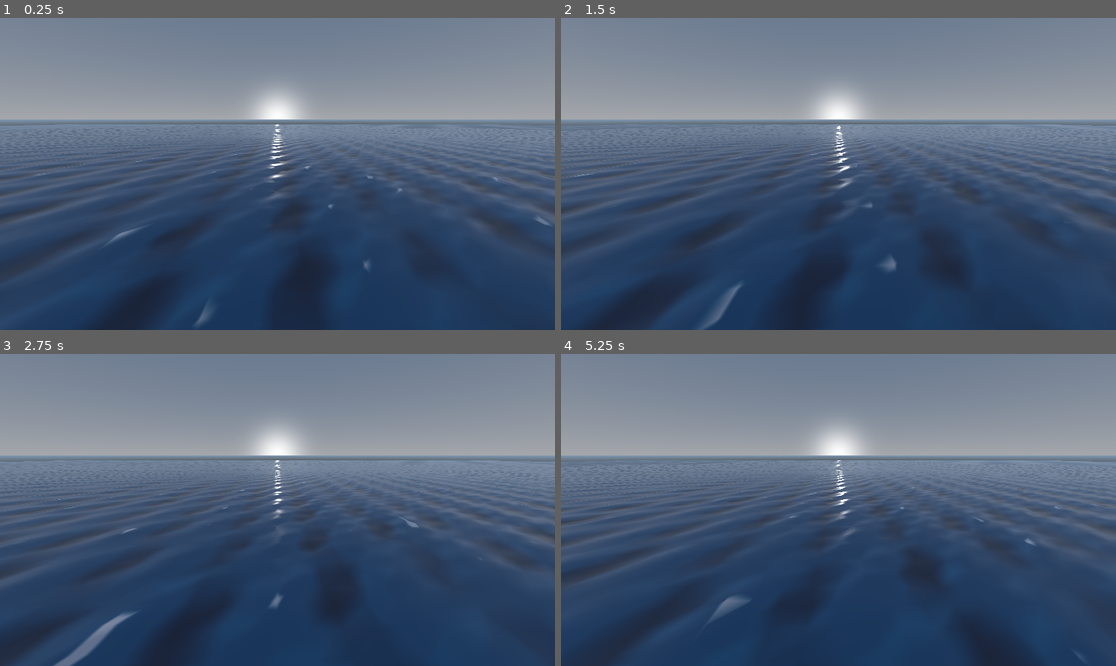
Above: before the commit, frames 1-4 (two rows, left to right).
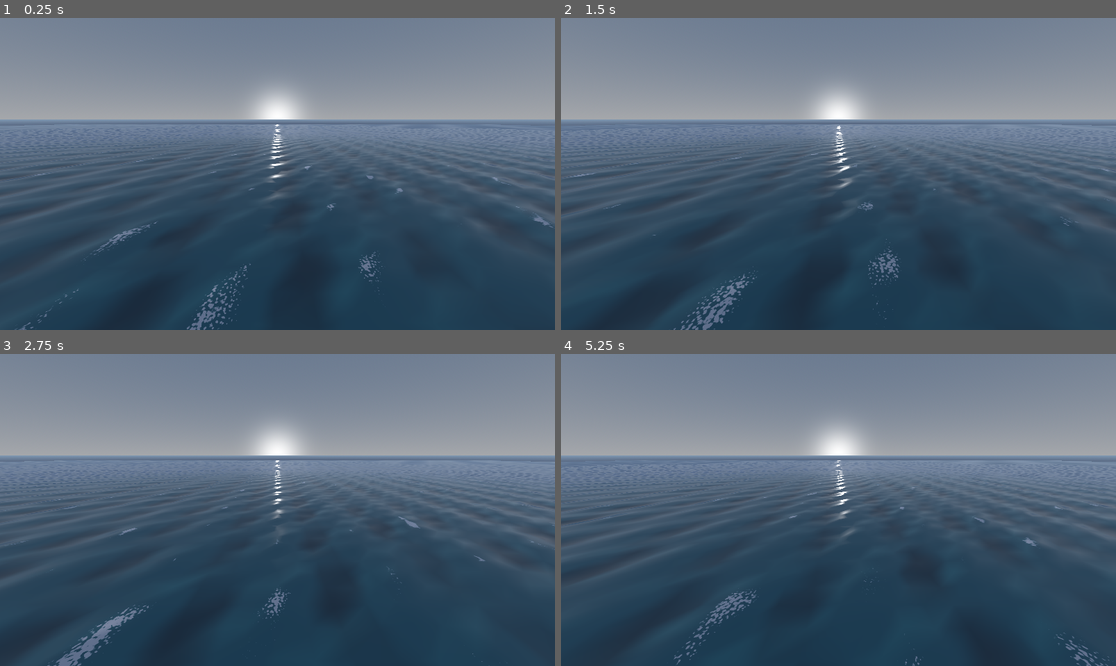
Above: after the commit, the same moments.

Repository: UrHighnez/ocean-simulation
Game: Godot game, scene res://world.tscn
The game is run twice, just before and just after one commit, with the same random seed, the same clock (stepped at 60 frames per second) and the same inputs.
Inputs:
- Up to frame 1 (0.25 s): no input
- Up to frame 2 (1.5 s): no input
- Up to frame 3 (2.75 s): no input
- Up to frame 4 (5.25 s): no input

The runs differ from the first frame. In frame 1, 0.6% of the frame differs, in the area x 2-100%, y 51-100%; in frame 2, 0.6%, in the area x 3-93%, y 50-100%; in frame 3, 0.4%; in frame 4, 0.5%.

Commit message:
add foam

Diff:
--- a/ocean.gdshader
+++ b/ocean.gdshader
@@ -3,7 +3,6 @@
 uniform vec3 color_deep : source_color = vec3(0.05, 0.15, 0.3);
 uniform vec3 color_shallow : source_color = vec3(0.1, 0.4, 0.6);
 uniform vec3 color_foam : source_color = vec3(0.9, 0.9, 0.95);
-
 uniform vec3 horizon_color : source_color = vec3(0.5, 0.6, 0.7);
 
 uniform float foam_level = 0.08;
@@ -20,8 +19,13 @@
 uniform sampler2D wave_noise;
 uniform float noise_scale = 0.02;
 
+uniform sampler2D foam_noise; // Die Textur für die Risse im Schaum
+uniform float foam_noise_scale = 0.2; // Wie klein/fein die Risse sind
+uniform float foam_distortion = 0.08; // Wie stark der Rand zerfetzt wird
+
 varying float wave_height_var;
 varying float horizon_fade_var;
+varying vec2 world_xz_var;
 
 vec3 gerstner_wave(vec4 wave, vec3 p, float time, float multiplier) {
     float steepness = wave.z * multiplier;
@@ -41,7 +45,6 @@
     );
 }
 
-// --- NEU: Hilfsfunktion, um den Code aufgeräumt zu halten ---
 vec3 get_wave_displacement(vec3 p, float time, float multiplier) {
     vec3 d = vec3(0.0);
     d += gerstner_wave(wave_a, p, time, multiplier);
@@ -53,15 +56,15 @@
 void vertex() {
     vec3 world_pos = (MODEL_MATRIX * vec4(VERTEX, 1.0)).xyz;
 
+    // Wir speichern die unverschobenen Welt-Koordinaten für den Fragment-Shader
+    world_xz_var = world_pos.xz;
+
     vec2 noise_uv = world_pos.xz * noise_scale + (TIME * 0.01);
     float noise_val = texture(wave_noise, noise_uv).r;
     float height_multiplier = mix(0.3, 1.5, noise_val);
 
-    // 1. Die Wellen-Verschiebung am aktuellen Punkt
     vec3 displacement = get_wave_displacement(world_pos, TIME, height_multiplier);
 
-    // --- NEU: BERECHNUNG DER WEICHEN OBERFLÄCHE ---
-    // 2. Wir tasten das Wasser 10cm weiter auf der X- und Z-Achse ab
     float e = 0.1;
     vec3 px = world_pos + vec3(e, 0.0, 0.0);
     vec3 pz = world_pos + vec3(0.0, 0.0, e);
@@ -69,24 +72,18 @@
     vec3 displacement_x = get_wave_displacement(px, TIME, height_multiplier);
     vec3 displacement_z = get_wave_displacement(pz, TIME, height_multiplier);
 
-    // Die echten 3D-Positionen der drei Punkte
     vec3 p0 = world_pos + displacement;
     vec3 p1 = px + displacement_x;
     vec3 p2 = pz + displacement_z;
 
-    // Das Kreuzprodukt der benachbarten Punkte ergibt die perfekte, weiche Krümmung (Normale)
     vec3 smooth_normal = normalize(cross(p2 - p0, p1 - p0));
-
-    // Die weiche Krümmung an Godots Beleuchtungssystem übergeben
     NORMAL = (inverse(MODEL_MATRIX) * vec4(smooth_normal, 0.0)).xyz;
 
-    // 3. LOD Fade anwenden
     float dist = distance(world_pos, CAMERA_POSITION_WORLD);
     float fade = 1.0 - smoothstep(fade_start, fade_end, dist);
     displacement *= fade;
 
-	horizon_fade_var = smoothstep(fade_start, fade_end, dist);
-
+    horizon_fade_var = smoothstep(fade_start, fade_end, dist);
     wave_height_var = displacement.y;
 
     vec3 new_world_pos = world_pos + displacement;
@@ -94,17 +91,27 @@
 }
 
 void fragment() {
-
     float depth_mix = smoothstep(deep_level, 0.0, wave_height_var);
     vec3 albedo_color = mix(color_deep, color_shallow, depth_mix);
 
-    float foam_mix = smoothstep(foam_level * 0.8, foam_level, wave_height_var);
+    // 1. Noise-Textur auslesen. Wir addieren TIME, damit der Schaum dynamisch "blubbert".
+    float f_noise = texture(foam_noise, world_xz_var * foam_noise_scale + (TIME * 0.05)).r;
+
+    // 2. Den Noise in eine Verzerrung umwandeln (von -0.5 bis +0.5)
+    float edge_distortion = (f_noise - 0.5) * foam_distortion;
+
+    // 3. Den Schwellenwert (foam_level) mit der Verzerrung manipulieren
+    float foam_limit = foam_level + edge_distortion;
+
+    // 4. Die scharfe, aber nun gezackte Kante zeichnen
+    float foam_mix = smoothstep(foam_limit - 0.02, foam_limit, wave_height_var);
+
     albedo_color = mix(albedo_color, color_foam, foam_mix);
 
-	albedo_color = mix(albedo_color, horizon_color, horizon_fade_var);
+    // Horizont
+    albedo_color = mix(albedo_color, horizon_color, horizon_fade_var);
 
     ALBEDO = albedo_color;
-    // ROUGHNESS leicht erhöht (0.1), damit das weiche Wasser nicht wie eine Plastikfolie aussieht
     ROUGHNESS = 0.1;
     SPECULAR = 0.5;
 }
--- a/water_material.tres
+++ b/water_material.tres
@@ -1,6 +1,14 @@
 [gd_resource type="ShaderMaterial" format=3 uid="uid://b2mi1ltn2s2cr"]
 
 [ext_resource type="Shader" uid="uid://vwayivcyyfi" path="res://ocean.gdshader" id="1_pmio7"]
+
+[sub_resource type="FastNoiseLite" id="FastNoiseLite_pmio7"]
+noise_type = 2
+frequency = 0.05
+
+[sub_resource type="NoiseTexture2D" id="NoiseTexture2D_mcwpg"]
+noise = SubResource("FastNoiseLite_pmio7")
+seamless = true
 
 [sub_resource type="FastNoiseLite" id="FastNoiseLite_mcwpg"]
 
@@ -11,8 +19,8 @@
 [resource]
 render_priority = 0
 shader = ExtResource("1_pmio7")
-shader_parameter/color_deep = Color(0.050980393, 0.14901961, 0.3019608, 1)
-shader_parameter/color_shallow = Color(0.1, 0.4, 0.6, 1)
+shader_parameter/color_deep = Color(0.070236586, 0.2600043, 0.3396959, 1)
+shader_parameter/color_shallow = Color(0.14765078, 0.44243854, 0.5150507, 1)
 shader_parameter/color_foam = Color(0.9, 0.9, 0.95, 1)
 shader_parameter/horizon_color = Color(0.5, 0.6, 0.7, 1)
 shader_parameter/foam_level = 0.125
@@ -25,3 +33,6 @@
 shader_parameter/fade_end = 80.0
 shader_parameter/wave_noise = SubResource("NoiseTexture2D_6lqol")
 shader_parameter/noise_scale = 0.02
+shader_parameter/foam_noise = SubResource("NoiseTexture2D_mcwpg")
+shader_parameter/foam_noise_scale = 0.3
+shader_parameter/foam_distortion = 0.15
--- a/world.tscn
+++ b/world.tscn
@@ -3,6 +3,7 @@
 [ext_resource type="PackedScene" uid="uid://cvaw6kwh8c8f7" path="res://ocean_manager.tscn" id="1_f3sb7"]
 
 [sub_resource type="ProceduralSkyMaterial" id="ProceduralSkyMaterial_f3sb7"]
+ground_bottom_color = Color(0.14931333, 0.16577256, 0.2676466, 1)
 ground_horizon_color = Color(0.5019608, 0.6, 0.7019608, 1)
 
 [sub_resource type="Sky" id="Sky_fj7yv"]
